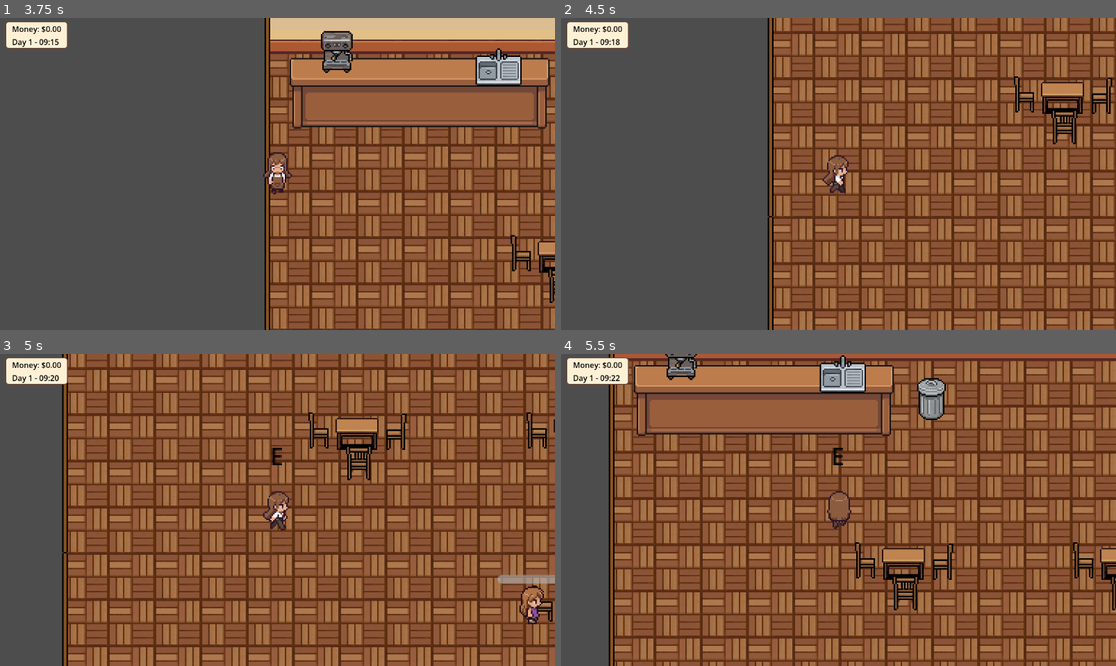
Above: before the commit, frames 1-4 (two rows, left to right).
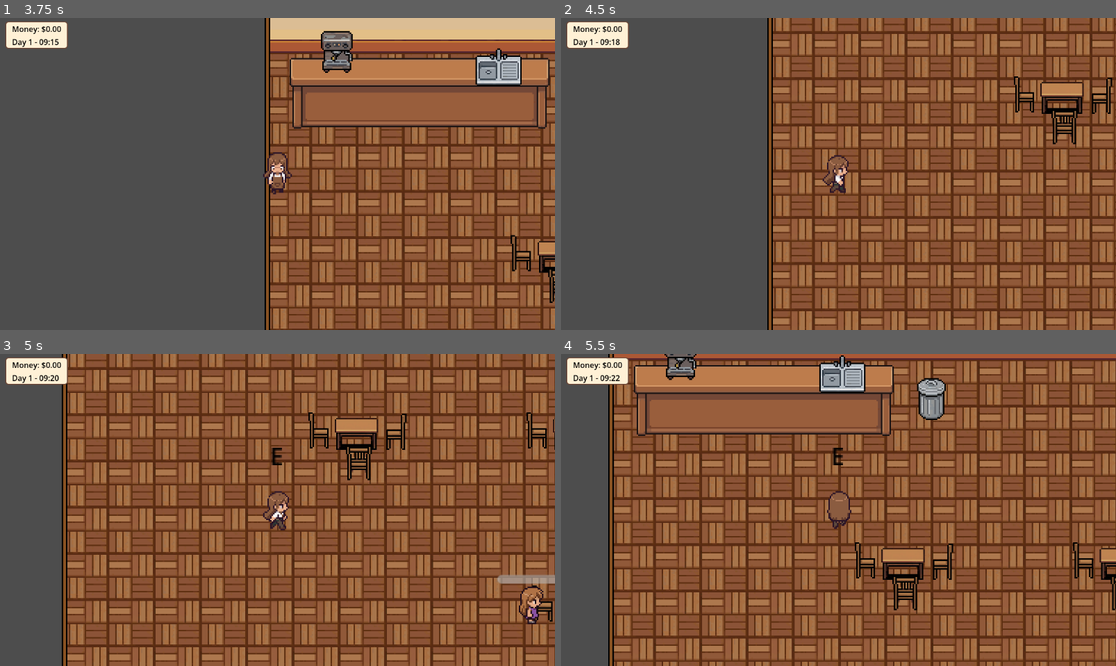
Above: after the commit, the same moments.

Repository: Jose-Prince/UVG-Tesis-Game
Game: Godot game, scene res://Scenes/Main/Main.tscn
Same seed, same stepped clock (60 frames per second), same inputs: the game is played once before the commit and once after it.
Inputs (mouse positions are in pixels of both pictures, inside the frame that each line leads up to):
- Up to frame 1 (3.75 s): tap Enter at 0.5, 2 s; move the mouse to (249, 236) at 0.52 s; hold W (move_up) 0.53-2.03 s; click (249, 236) at 0.6 s; tap Space at 1.25, 3.5 s; move the mouse to (444, 220) at 1.27 s; tap E (interact) at 1.35, 2.85 s; move the mouse to (111, 127) at 2.02 s; hold A (move_left) 2.03-3.53 s; click (111, 127) at 2.1 s; move the mouse to (305, 174) at 2.77 s; move the mouse to (194, 96) at 3.52 s; hold S (move_down) from 3.53 s (still down); click (194, 96) at 3.6 s
- Up to frame 2 (4.5 s): move the mouse to (960, 158) at 4.27 s; release S (move_down) at 4.28 s; hold D (move_right) from 4.28 s (still down); tap E (interact) at 4.35 s
- Up to frame 3 (5 s): keep holding D (move_right)
- Up to frame 4 (5.5 s): move the mouse to (727, 525) at 5.02 s; release D (move_right) at 5.03 s; hold W (move_up) from 5.03 s (still down); click (727, 525) at 5.1 s

Frame 1 is identical in both runs. In frame 2, 5.6% of the frame differs, in the area x 37-100%, y 0-100%; in frame 3, 7.7%, in the area x 11-100%, y 0-100%; in frame 4, 6.8%.

Commit message:
fix: colision

Diff:
--- a/Scenes/Café/Cafe.tscn
+++ b/Scenes/Café/Cafe.tscn
@@ -493,7 +493,7 @@
 tile_set = SubResource("TileSet_poml8")
 
 [node name="WallLayer2" type="TileMapLayer" parent="." unique_id=1511524373]
-tile_map_data = PackedByteArray("AAACAAQAAAAMAAIAAAACAAUAAAAMAAIAAAACAAYAAAAMAAIAAAACAAcAAAAMAAIAAAACAAgAAAAJAAIAAAACAAsAAAALAAAAAAACAAMAAAAMAAIAAAAC …(658 unchanged characters)…
+tile_map_data = PackedByteArray("AAACAAQAAAAMAAIAAAACAAUAAAAMAAIAAAACAAYAAAAMAAIAAAACAAcAAAAMAAIAAAACAAgAAAAMAAIAAAACAAsAAAALAAAAAAACAAMAAAAMAAIAAAAC …(658 unchanged characters)…
 tile_set = SubResource("TileSet_f3an2")
 
 [node name="CustomerSpawn" type="Marker2D" parent="." unique_id=2126997848]
Not shown, removed: Assets/PixelLab_IA_assets/bottom wall.png.import
